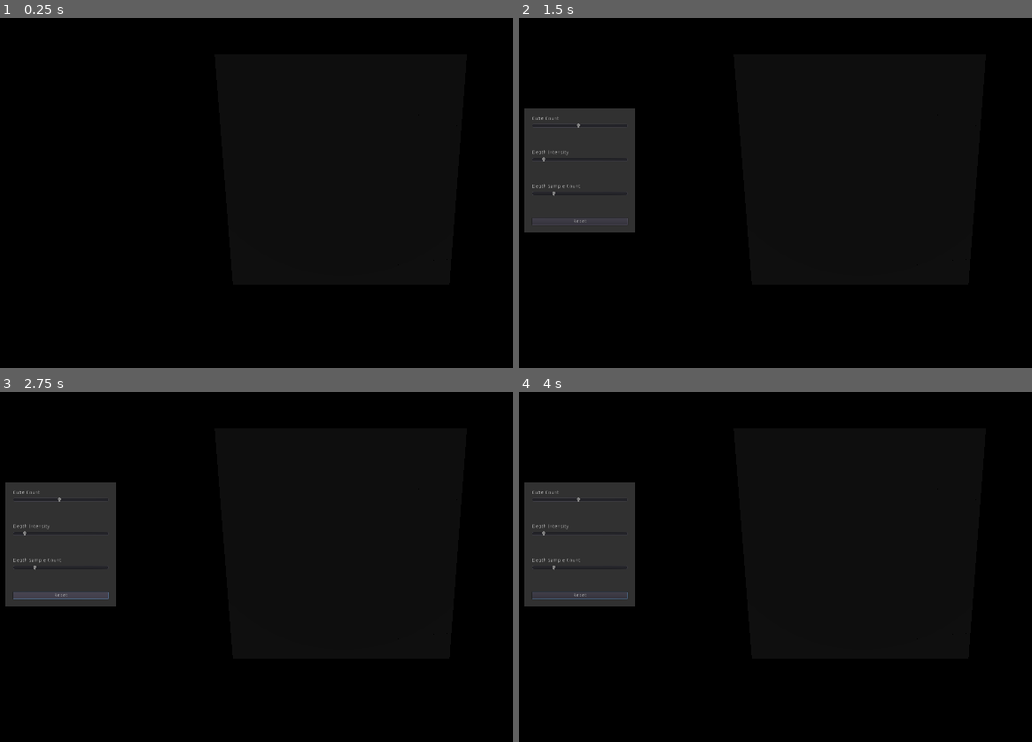
Above: before the commit, frames 1-4 (two rows, left to right).
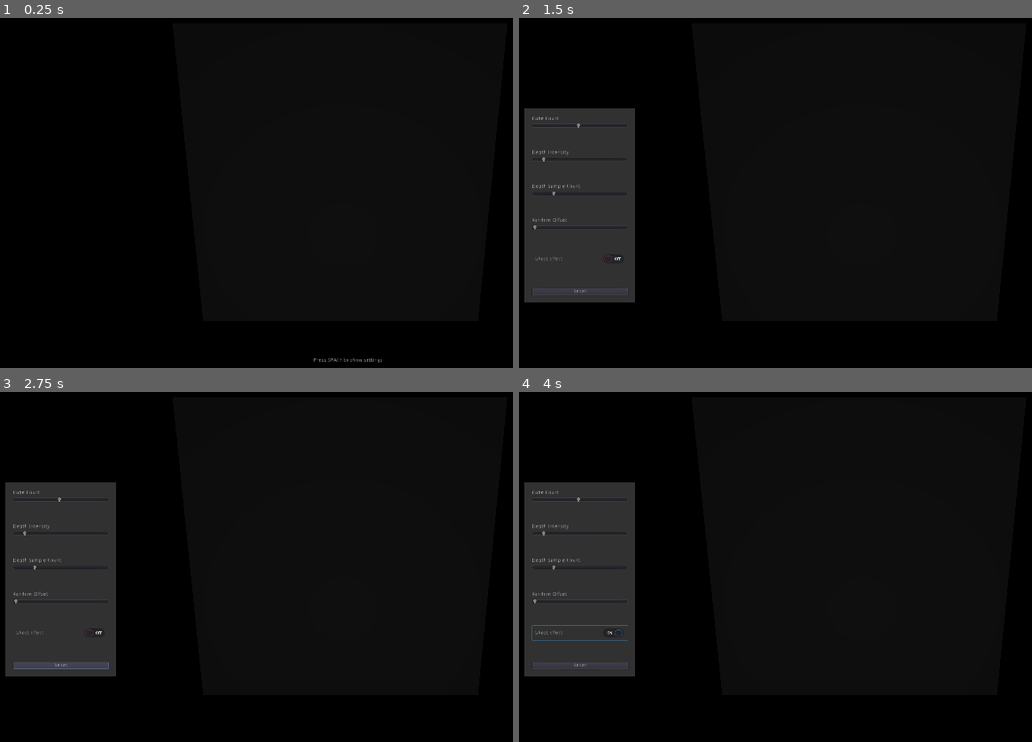
Above: after the commit, the same moments.

Repository: ThomasUijlen/ProceduralArtCubes
Game: Godot game, scene res://Scenes/Main/ProceduralArt.tscn
Two runs of this game, one before a commit and one after it. Both use one fixed random seed, a clock stepped at 60 frames per second and the inputs below. Video files are missing from this copy of the repository; at most half a second of black plays in their place.
Inputs (mouse positions are in pixels of both pictures, inside the frame that each line leads up to):
- Up to frame 1 (0.25 s): no input
- Up to frame 2 (1.5 s): tap Space (Hide) at 0.5, 1.35 s; hold Space (Hide) 0.53-1.28 s
- Up to frame 3 (2.75 s): click "Reset" at 2 s
- Up to frame 4 (4 s): click (580, 633) at 2.75 s, where only the run after the commit has a clickable "Ghost Effect"

The runs differ from the first frame. In frame 1, less than 0.1% of the frame differs, in the area x 61-75%, y 97-99%; in frame 2, 4.4%; in frame 3, 4.7%, in the area x 1-23%, y 56-82%; in frame 4, 4.4%.

Commit message:
Ghost effect

Diff:
--- a/Scenes/Main/ProceduralArt.gd
+++ b/Scenes/Main/ProceduralArt.gd
@@ -1,6 +1,10 @@
 extends Spatial
 
 var cubeCount : int = 0
+
+func _ready():
+	$Settings.visible = false
+	$Label.visible = true
 
 func _process(delta):
 	if $"%Cubes".value != cubeCount:
@@ -8,7 +12,7 @@
 
 	$Cubes.material_override.set("shader_param/depth", $"%Depth".value)
 	$Cubes.material_override.set("shader_param/depthSampleCount", $"%DepthSampleCount".value)
-	$Cubes.material_override.set("shader_param/depthSampleSize", $"%DepthSampleRadius".value)
+	$Cubes.material_override.set("shader_param/randomOffset", $"%RandomOffset".value)
 
 func setCubes(size : int):
 	self.cubeCount = size
@@ -28,7 +32,7 @@
 			var t : Transform = Transform()
 			t.origin = Vector3(x*2, -y*2, 0)-half
 			mesh.set_instance_transform(i, t)
-			mesh.set_instance_custom_data(i, Color(float(x)/float(size),float(y)/float(size),1))
+			mesh.set_instance_custom_data(i, Color(float(x)/float(size),float(y)/float(size),rand_range(0.0,1.0)))
 
 	$Cubes.multimesh = mesh
 	$Cubes.scale = Vector3.ONE/size*5.0
@@ -43,8 +47,18 @@
 	$"%Cubes".value = 50
 	$"%Depth".value = 10
 	$"%DepthSampleCount".value = 5
-	$"%DepthSampleRadius".value = 0.01
+	$"%RandomOffset".value = 0
+	$"%Ghost".pressed = false
+	$ViewportColor/ViewportContainer.modulate.a = 1.0
 
 func _input(event):
 	if event.is_action_pressed("Hide"):
 		$Settings.visible = !$Settings.visible
+		$Label.visible = !$Settings.visible
+
+
+func _on_OptionButton_pressed():
+	if $"%Ghost".pressed:
+		$ViewportColor/ViewportContainer.modulate.a = 3.0/255.0
+	else:
+		$ViewportColor/ViewportContainer.modulate.a = 1.0
--- a/Scenes/Main/ProceduralArt.tscn
+++ b/Scenes/Main/ProceduralArt.tscn
@@ -1,7 +1,10 @@
-[gd_scene load_steps=12 format=2]
+[gd_scene load_steps=14 format=2]
 
 [ext_resource path="res://Assets/Videos/BadApple.ogv" type="VideoStream" id=1]
 [ext_resource path="res://Scenes/Main/ProceduralArt.gd" type="Script" id=2]
+
+[sub_resource type="ViewportTexture" id=10]
+viewport_path = NodePath("Viewport")
 
 [sub_resource type="QuadMesh" id=1]
 
@@ -19,22 +22,26 @@
 shader_type spatial;
 render_mode async_visible,blend_mix,depth_draw_opaque,cull_back,diffuse_burley,specular_schlick_ggx;
 uniform sampler2D videoTexture : hint_albedo;
+uniform sampler2D colorTexture : hint_albedo;
 
 uniform int depthSampleCount = 5;
+uniform float randomOffset = 1.0;
 uniform float depthSampleSize = 0.05;
 uniform float depth = 1.0;
 uniform float realWorldScale = 1.0;
+uniform float colorAmount = 0.0;
 
 varying vec3 color;
 void vertex() {
 	vec2 pos = INSTANCE_CUSTOM.rg;
 	color = texture(videoTexture, pos).rgb;
+	color = mix(color, texture(colorTexture, pos).rgb, colorAmount);
 
 	vec3 averageColor = vec3(0,0,0);
 	float sampleCount = 0.0;
 	for(int x = -depthSampleCount/2; x < depthSampleCount; x++) {
 		for(int y = -depthSampleCount/2; y < depthSampleCount; y++) {
-			averageColor += texture(videoTexture, vec2(float(x)*depthSampleSize, float(y)*depthSampleSize)+pos).rgb;
+			averageColor += mix(texture(videoTexture, vec2(float(x)*depthSampleSize, float(y)*depthSampleSize)+pos).rgb, texture(colorTexture, vec2(float(x)*depthSampleSize, float(y)*depthSampleSize)+pos).rgb, colorAmount);
 			sampleCount += 1.0;
 		}
 	}
@@ -42,13 +49,18 @@
 	averageColor = averageColor/sampleCount;
 
 	VERTEX.z -= ((1.0-length(averageColor))*depth)/realWorldScale*0.1;
-	VERTEX.z -= depth*0.05/realWorldScale;
+	VERTEX.z -= depth*0.075/realWorldScale;
+	VERTEX.z -= (INSTANCE_CUSTOM.b/realWorldScale)*randomOffset;
 }
 
 void fragment() {
 	ALBEDO = color;
 }
+
 "
+
+[sub_resource type="ViewportTexture" id=11]
+viewport_path = NodePath("ViewportColor")
 
 [sub_resource type="ViewportTexture" id=7]
 viewport_path = NodePath("Viewport")
@@ -57,12 +69,16 @@
 resource_local_to_scene = true
 shader = SubResource( 5 )
 shader_param/depthSampleCount = 10
+shader_param/randomOffset = 1.0
 shader_param/depthSampleSize = 0.01
 shader_param/depth = 10.0
 shader_param/realWorldScale = 1.0
+shader_param/colorAmount = 1.0
 shader_param/videoTexture = SubResource( 7 )
+shader_param/colorTexture = SubResource( 11 )
 
 [sub_resource type="MultiMesh" id=4]
+color_format = 2
 transform_format = 1
 custom_data_format = 2
 
@@ -95,6 +111,20 @@
 autoplay = true
 buffering_msec = 1000
 
+[node name="ViewportColor" type="Viewport" parent="."]
+size = Vector2( 960, 540 )
+render_target_v_flip = true
+render_target_clear_mode = 1
+__meta__ = {
+"_editor_description_": ""
+}
+
+[node name="ViewportContainer" type="TextureRect" parent="ViewportColor"]
+modulate = Color( 1, 1, 1, 0.0117647 )
+margin_right = 40.0
+margin_bottom = 40.0
+texture = SubResource( 10 )
+
 [node name="MeshInstance" type="MeshInstance" parent="."]
 transform = Transform( 15, 0, 0, 0, 15, 0, 0, 0, 15, 0, 0, -13.6534 )
 visible = false
@@ -105,19 +135,23 @@
 transform = Transform( 1, 0, 0, 0, 0.982584, 0.185821, 0, -0.185821, 0.982584, 0, 2.43316, 0.592824 )
 
 [node name="Cubes" type="MultiMeshInstance" parent="."]
-transform = Transform( 1, 0, 0, 0, 1, 0, 0, 0, 1, 0, 0.161, -9.998 )
+transform = Transform( 1, 0, 0, 0, 1, 0, 0, 0, 1, 0, 0.375, -6.965 )
 material_override = SubResource( 6 )
 multimesh = SubResource( 4 )
 
 [node name="DirectionalLight" type="DirectionalLight" parent="."]
 transform = Transform( 1, 0, 0, 0, 0.810185, 0.586174, 0, -0.586174, 0.810185, 0, 3.43528, 4.5402 )
+visible = false
 shadow_enabled = true
+
+[node name="OmniLight" type="OmniLight" parent="."]
+transform = Transform( 1, 0, 0, 0, 1, 0, 0, 0, 1, 0, 0, -2.517 )
+omni_range = 100.0
 
 [node name="WorldEnvironment" type="WorldEnvironment" parent="."]
 environment = SubResource( 8 )
 
 [node name="Settings" type="Control" parent="."]
-visible = false
 margin_right = 40.0
 margin_bottom = 40.0
 
@@ -132,7 +166,7 @@
 margin_left = 20.0
 margin_top = 20.0
 margin_right = 280.0
-margin_bottom = 316.0
+margin_bottom = 506.0
 
 [node name="VBoxContainer2" type="VBoxContainer" parent="Settings/PanelContainer/VBoxContainer"]
 margin_right = 260.0
@@ -212,7 +246,6 @@
 rect_min_size = Vector2( 0, 50 )
 
 [node name="VBoxContainer4" type="VBoxContainer" parent="Settings/PanelContainer/VBoxContainer"]
-visible = false
 margin_top = 276.0
 margin_right = 260.0
 margin_bottom = 364.0
@@ -221,16 +254,15 @@
 [node name="Label" type="Label" parent="Settings/PanelContainer/VBoxContainer/VBoxContainer4"]
 margin_right = 260.0
 margin_bottom = 14.0
-text = "Depth Sample Radius"
-
-[node name="DepthSampleRadius" type="HSlider" parent="Settings/PanelContainer/VBoxContainer/VBoxContainer4"]
+text = "Random Offset"
+
+[node name="RandomOffset" type="HSlider" parent="Settings/PanelContainer/VBoxContainer/VBoxContainer4"]
 unique_name_in_owner = true
 margin_top = 18.0
 margin_right = 260.0
 margin_bottom = 34.0
-max_value = 0.2
+max_value = 5.0
 step = 0.01
-value = 0.01
 
 [node name="Control" type="Control" parent="Settings/PanelContainer/VBoxContainer/VBoxContainer4"]
 margin_top = 38.0
@@ -238,11 +270,37 @@
 margin_bottom = 88.0
 rect_min_size = Vector2( 0, 50 )
 
+[node name="VBoxContainer5" type="VBoxContainer" parent="Settings/PanelContainer/VBoxContainer"]
+margin_top = 368.0
+margin_right = 260.0
+margin_bottom = 462.0
+size_flags_vertical = 0
+
+[node name="Ghost" type="CheckButton" parent="Settings/PanelContainer/VBoxContainer/VBoxContainer5"]
+unique_name_in_owner = true
+margin_right = 260.0
+margin_bottom = 40.0
+text = "Ghost Effect"
+
+[node name="Control" type="Control" parent="Settings/PanelContainer/VBoxContainer/VBoxContainer5"]
+margin_top = 44.0
+margin_right = 260.0
+margin_bottom = 94.0
+rect_min_size = Vector2( 0, 50 )
+
 [node name="Reset" type="Button" parent="Settings/PanelContainer/VBoxContainer"]
-margin_top = 276.0
-margin_right = 260.0
-margin_bottom = 296.0
+margin_top = 466.0
+margin_right = 260.0
+margin_bottom = 486.0
 text = "Reset"
 
+[node name="Label" type="Label" parent="."]
+margin_left = 879.0
+margin_top = 1021.0
+margin_right = 1066.0
+margin_bottom = 1035.0
+text = "Press SPACE to show settings"
+
 [connection signal="finished" from="Viewport/VideoPlayer" to="." method="_on_VideoPlayer_finished"]
+[connection signal="pressed" from="Settings/PanelContainer/VBoxContainer/VBoxContainer5/Ghost" to="." method="_on_OptionButton_pressed"]
 [connection signal="pressed" from="Settings/PanelContainer/VBoxContainer/Reset" to="." method="_on_Reset_pressed"]
